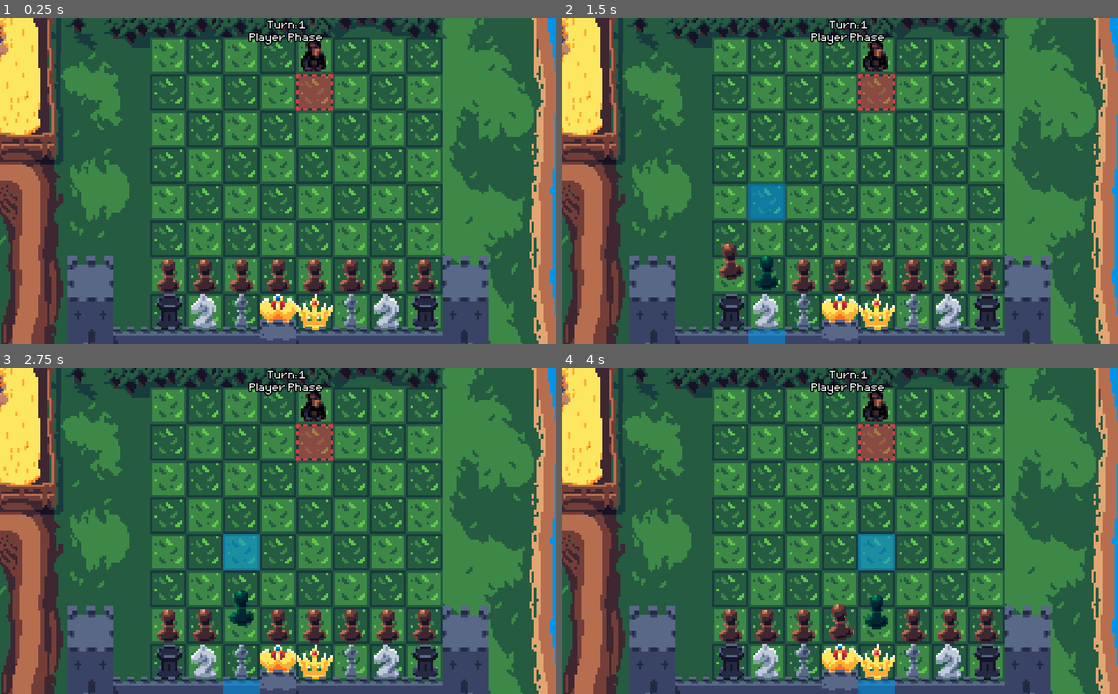
Above: before the commit, frames 1-4 (two rows, left to right).
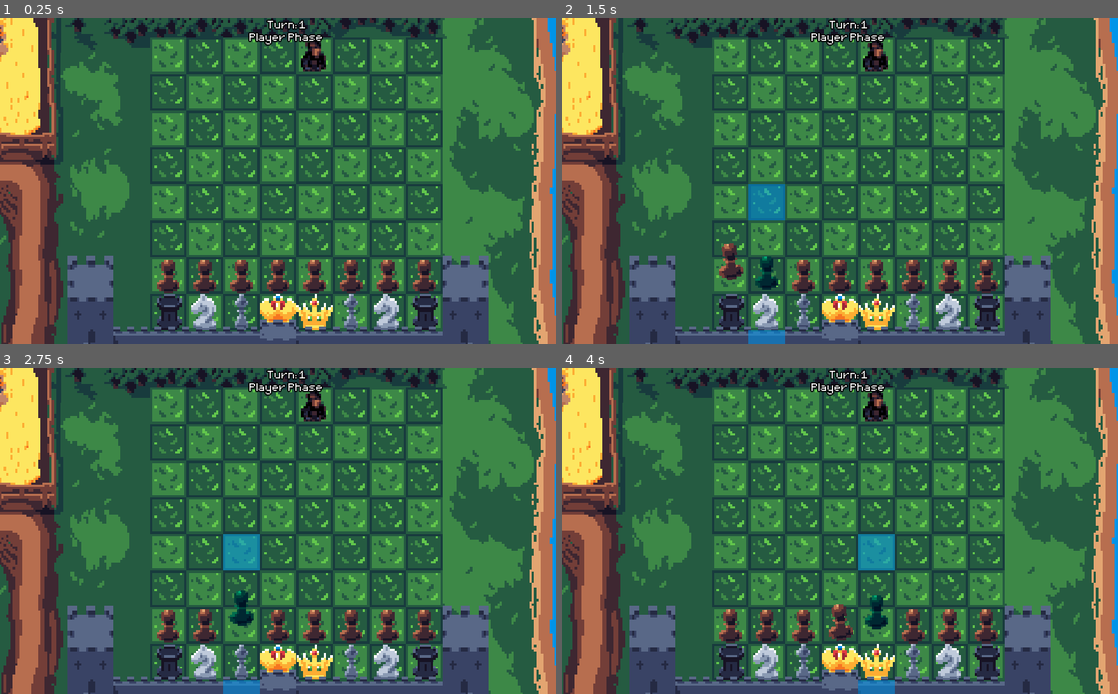
Above: after the commit, the same moments.

Repository: stealthio/Kings-Pawn
Game: Godot game, scene res://Game.tscn
Same seed, same stepped clock (60 frames per second), same inputs: the game is played once before the commit and once after it.
Inputs (mouse positions are in pixels of both pictures, inside the frame that each line leads up to):
- Up to frame 1 (0.25 s): no input
- Up to frame 2 (1.5 s): move the mouse to (728, 275) at 0.52 s; click (728, 275) at 0.6 s; move the mouse to (767, 275) at 1.27 s; click (767, 275) at 1.35 s
- Up to frame 3 (2.75 s): move the mouse to (239, 625) at 2.02 s; click (239, 625) at 2.1 s
- Up to frame 4 (4 s): move the mouse to (840, 625) at 2.77 s; click (840, 625) at 2.85 s; move the mouse to (878, 625) at 3.52 s; click (878, 625) at 3.6 s

The runs differ from the first frame. In frame 1, 0.7% of the frame differs, in the area x 53-60%, y 17-29%; in frame 2, 0.7%; in frame 3, 0.7%; in frame 4, 0.7%.

Commit message:
Made danger zone conditionally dependant on mouseover

Diff:
--- a/Scenes/Enemy.tscn
+++ b/Scenes/Enemy.tscn
@@ -251,4 +251,6 @@
 kill_dialogues = PoolStringArray( "Easy peasy!", "HAHAHA!", "Rekt!", "Ezy", "ff" )
 death_dialogues = PoolStringArray( "Cheater...", "You... can\'t stop us...", "Unfair...", "Help me...", "Spare me..." )
 
+[connection signal="mouse_entered" from="Area2D" to="." method="_on_Area2D_mouse_entered"]
+[connection signal="mouse_exited" from="Area2D" to="." method="_on_Area2D_mouse_exited"]
 [connection signal="animation_finished" from="AnimationPlayer" to="." method="_on_AnimationPlayer_animation_finished"]
--- a/Scripts/Enemy.gd
+++ b/Scripts/Enemy.gd
@@ -58,6 +58,7 @@
 	add_child(dz)
 	_dangerzone.append(dz)
 	dz.global_position = t
+	dz.visible = false
 
 func _on_AnimationPlayer_animation_finished(anim_name):
 	if anim_name == "Appear":
@@ -68,3 +69,13 @@
 func on_squish():
 	clear_dangerzone()
 	Helper.shake_screen(10, 0.25, Vector2(1,1))
+
+
+func _on_Area2D_mouse_entered():
+	for dz in _dangerzone:
+		dz.visible = true
+
+
+func _on_Area2D_mouse_exited():
+	for dz in _dangerzone:
+		dz.visible = false
